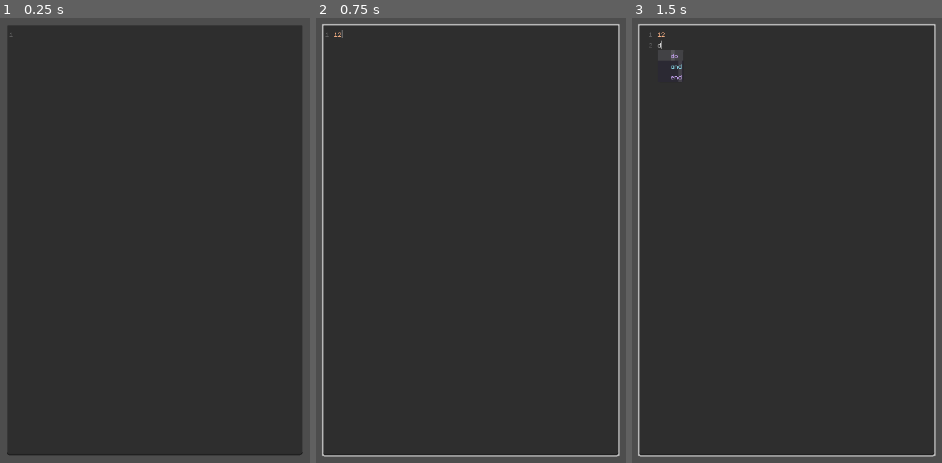
Above: before the commit, frames 1-3 (left to right).
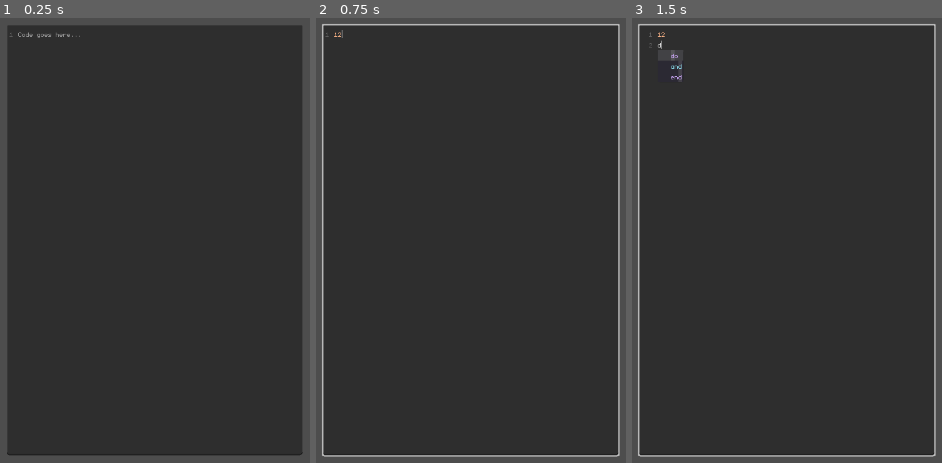
Above: after the commit, the same moments.

Repository: Ironash01/sandee_repo
Game: Godot game, scene res://scenes/ui/code_editor.tscn
The game is run twice, just before and just after one commit, with the same random seed, the same clock (stepped at 60 frames per second) and the same inputs. This scene is started directly instead of the project's main scene.
Inputs (mouse positions are in pixels of both pictures, inside the frame that each line leads up to):
- Up to frame 1 (0.25 s): no input
- Up to frame 2 (0.75 s): click (471, 240) at 0.52 s; type "12" at 0.6 s
- Up to frame 3 (1.5 s): tap Enter at 1.25 s; hold D (gameplay_right) from 1.28 s (still down)

The runs differ from the first frame. In frame 1, less than 0.1% of the frame differs, in the area x 5-26%, y 3-5%; in frame 2, nothing differs; in frame 3, nothing differs.

Commit message:
add placeholder text

Diff:
--- a/SandEEAlpha/scenes/ui/code_editor.tscn
+++ b/SandEEAlpha/scenes/ui/code_editor.tscn
@@ -24,6 +24,7 @@
 offset_bottom = -16.0
 grow_vertical = 2
 theme_override_fonts/font = ExtResource("2_f8gbe")
+placeholder_text = "Code goes here..."
 line_folding = true
 gutters_draw_line_numbers = true
 delimiter_strings = Array[String]([])
